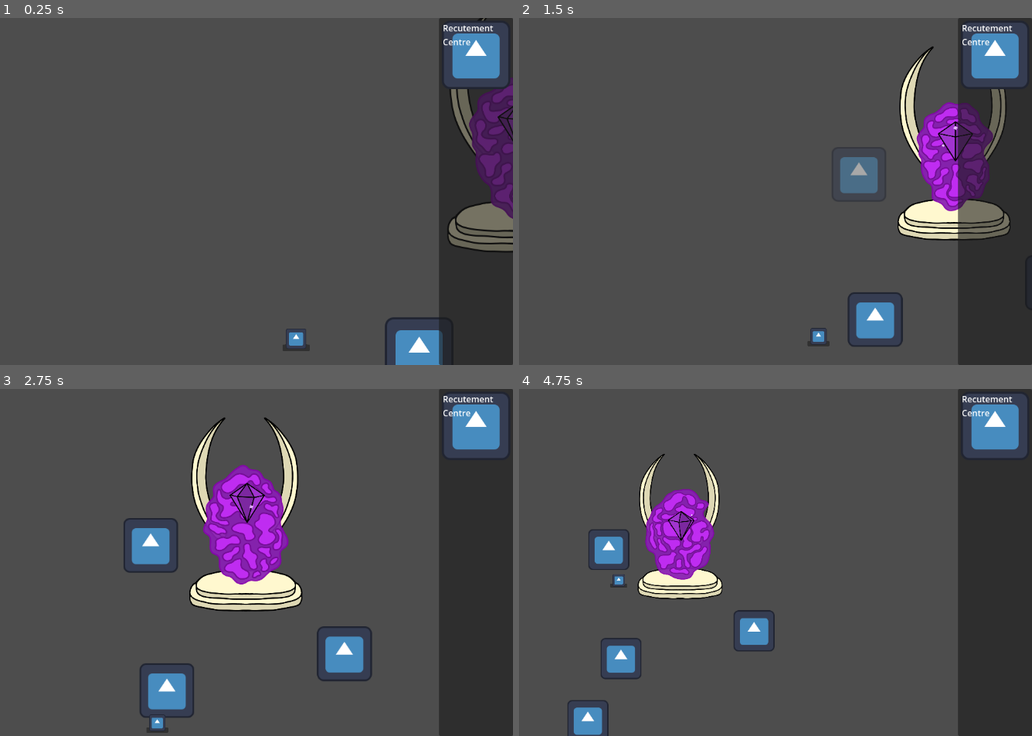
Above: before the commit, frames 1-4 (two rows, left to right).
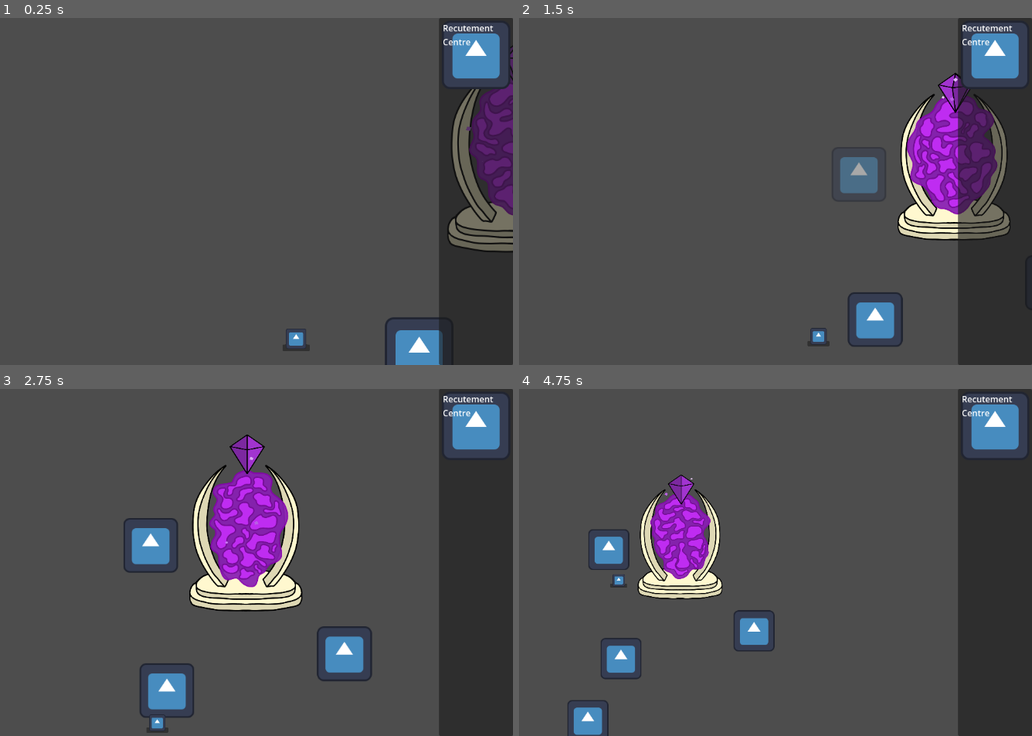
Above: after the commit, the same moments.

Repository: CiaranWoodward/LD55
Game: Godot game, scene res://Map/GameMap.tscn
The game is run twice, just before and just after one commit, with the same random seed, the same clock (stepped at 60 frames per second) and the same inputs. The engine's default icon, where the game draws it, is replaced by a stand-in: a white triangle on a blue panel in a dark square.
Inputs (mouse positions are in pixels of both pictures, inside the frame that each line leads up to):
- Up to frame 1 (0.25 s): no input
- Up to frame 2 (1.5 s): click "Recutement Centre" at 0.5 s; move the mouse to (857, 174) at 1.27 s; hold Right (ui_right) from 1.28 s (still down); hold Mouse wheel down (zoom_in) from 1.28 s (still down); click (857, 174) at 1.42 s
- Up to frame 3 (2.75 s): release Right (ui_right) at 2 s; release Mouse wheel down (zoom_in) at 2 s; drag from (82, 579) to (194, 690) at 2.02 s
- Up to frame 4 (4.75 s): move the mouse to (785, 486) at 2.77 s; hold Right (ui_right) 2.78-3.5 s; hold Mouse wheel down (zoom_in) 2.78-3.5 s; drag from (693, 631) to (652, 531) at 3.52 s; move the mouse to (908, 614) at 4.27 s; hold Left (ui_left) from 4.28 s (still down); hold Mouse wheel down (zoom_in) from 4.28 s (still down)

The runs differ from the first frame. In frame 1, 1.8% of the frame differs, in the area x 87-100%, y 0-60%; in frame 2, 4.9%; in frame 3, 5.3%, in the area x 37-59%, y 8-58%; in frame 4, 3.1%.

Commit message:
fix ciaran's messing up of my beautiful portal

Diff:
--- a/Buildings/Portal.tscn
+++ b/Buildings/Portal.tscn
@@ -67,117 +67,6 @@
 [ext_resource type="Texture2D" uid="uid://cgyrnkcb8pf0t" path="res://Graphics/Buildings/Portal/Gem0008.png" id="64_vypmy"]
 [ext_resource type="Texture2D" uid="uid://btdmeluigxgwk" path="res://Graphics/Buildings/Portal/Gem0009.png" id="65_us73e"]
 
-[sub_resource type="Animation" id="Animation_e0cjq"]
-resource_name = "FrameCycle"
-length = 0.65
-loop_mode = 1
-step = 0.05
-tracks/0/type = "value"
-tracks/0/imported = false
-tracks/0/enabled = true
-tracks/0/path = NodePath("Graphic/WibbleBase/Wibble/BackFill:frame")
-tracks/0/interp = 1
-tracks/0/loop_wrap = true
-tracks/0/keys = {
-"times": PackedFloat32Array(0, 0.05, 0.1, 0.15, 0.2, 0.25, 0.3, 0.35, 0.4, 0.45, 0.5, 0.55, 0.6),
-"transitions": PackedFloat32Array(1, 1, 1, 1, 1, 1, 1, 1, 1, 1, 1, 1, 1),
-"update": 1,
-"values": [0, 1, 2, 3, 4, 5, 6, 7, 8, 9, 10, 11, 12]
-}
-tracks/1/type = "value"
-tracks/1/imported = false
-tracks/1/enabled = true
-tracks/1/path = NodePath("Graphic/WibbleBase/Wibble/BackLine:frame")
-tracks/1/interp = 1
-tracks/1/loop_wrap = true
-tracks/1/keys = {
-"times": PackedFloat32Array(0, 0.05, 0.1, 0.15, 0.2, 0.25, 0.3, 0.35, 0.4, 0.45, 0.5, 0.55, 0.6),
-"transitions": PackedFloat32Array(1, 1, 1, 1, 1, 1, 1, 1, 1, 1, 1, 1, 1),
-"update": 1,
-"values": [0, 1, 2, 3, 4, 5, 6, 7, 8, 9, 10, 11, 12]
-}
-tracks/2/type = "value"
-tracks/2/imported = false
-tracks/2/enabled = true
-tracks/2/path = NodePath("Graphic/WibbleBase/Wibble/FrontFill:frame")
-tracks/2/interp = 1
-tracks/2/loop_wrap = true
-tracks/2/keys = {
-"times": PackedFloat32Array(0, 0.05, 0.1, 0.15, 0.2, 0.25, 0.3, 0.35, 0.4, 0.45, 0.5, 0.55, 0.6),
-"transitions": PackedFloat32Array(1, 1, 1, 1, 1, 1, 1, 1, 1, 1, 1, 1, 1),
-"update": 1,
-"values": [0, 1, 2, 3, 4, 5, 6, 7, 8, 9, 10, 11, 12]
-}
-tracks/3/type = "value"
-tracks/3/imported = false
-tracks/3/enabled = true
-tracks/3/path = NodePath("Graphic/WibbleBase/Wibble/FrontLine:frame")
-tracks/3/interp = 1
-tracks/3/loop_wrap = true
-tracks/3/keys = {
-"times": PackedFloat32Array(0, 0.05, 0.1, 0.15, 0.2, 0.25, 0.3, 0.35, 0.4, 0.45, 0.5, 0.55, 0.6),
-"transitions": PackedFloat32Array(1, 1, 1, 1, 1, 1, 1, 1, 1, 1, 1, 1, 1),
-"update": 1,
-"values": [0, 1, 2, 3, 4, 5, 6, 7, 8, 9, 10, 11, 12]
-}
-
-[sub_resource type="Animation" id="Animation_w6ay6"]
-length = 0.001
-tracks/0/type = "value"
-tracks/0/imported = false
-tracks/0/enabled = true
-tracks/0/path = NodePath("Graphic/WibbleBase/Wibble/BackFill:frame")
-tracks/0/interp = 1
-tracks/0/loop_wrap = true
-tracks/0/keys = {
-"times": PackedFloat32Array(0),
-"transitions": PackedFloat32Array(1),
-"update": 1,
-"values": [0]
-}
-tracks/1/type = "value"
-tracks/1/imported = false
-tracks/1/enabled = true
-tracks/1/path = NodePath("Graphic/WibbleBase/Wibble/BackLine:frame")
-tracks/1/interp = 1
-tracks/1/loop_wrap = true
-tracks/1/keys = {
-"times": PackedFloat32Array(0),
-"transitions": PackedFloat32Array(1),
-"update": 1,
-"values": [0]
-}
-tracks/2/type = "value"
-tracks/2/imported = false
-tracks/2/enabled = true
-tracks/2/path = NodePath("Graphic/WibbleBase/Wibble/FrontFill:frame")
-tracks/2/interp = 1
-tracks/2/loop_wrap = true
-tracks/2/keys = {
-"times": PackedFloat32Array(0),
-"transitions": PackedFloat32Array(1),
-"update": 1,
-"values": [0]
-}
-tracks/3/type = "value"
-tracks/3/imported = false
-tracks/3/enabled = true
-tracks/3/path = NodePath("Graphic/WibbleBase/Wibble/FrontLine:frame")
-tracks/3/interp = 1
-tracks/3/loop_wrap = true
-tracks/3/keys = {
-"times": PackedFloat32Array(0),
-"transitions": PackedFloat32Array(1),
-"update": 1,
-"values": [0]
-}
-
-[sub_resource type="AnimationLibrary" id="AnimationLibrary_dnfmy"]
-_data = {
-"FrameCycle": SubResource("Animation_e0cjq"),
-"RESET": SubResource("Animation_w6ay6")
-}
-
 [sub_resource type="SpriteFrames" id="SpriteFrames_ptbaa"]
 animations = [{
 "frames": [{
@@ -222,7 +111,7 @@
 }],
 "loop": true,
 "name": &"default",
-"speed": 5.0
+"speed": 6.0
 }]
 
 [sub_resource type="SpriteFrames" id="SpriteFrames_2qq1k"]
@@ -269,7 +158,7 @@
 }],
 "loop": true,
 "name": &"default",
-"speed": 5.0
+"speed": 6.0
 }]
 
 [sub_resource type="SpriteFrames" id="SpriteFrames_hrfre"]
@@ -316,7 +205,7 @@
 }],
 "loop": true,
 "name": &"default",
-"speed": 5.0
+"speed": 6.0
 }]
 
 [sub_resource type="SpriteFrames" id="SpriteFrames_p332s"]
@@ -363,7 +252,7 @@
 }],
 "loop": true,
 "name": &"default",
-"speed": 5.0
+"speed": 6.0
 }]
 
 [sub_resource type="Animation" id="Animation_gb5d1"]
@@ -383,7 +272,7 @@
 
 [sub_resource type="Animation" id="Animation_k26wj"]
 resource_name = "WibbleScaleIdle"
-length = 1.8
+length = 2.6
 loop_mode = 1
 tracks/0/type = "value"
 tracks/0/imported = false
@@ -392,10 +281,10 @@
 tracks/0/interp = 1
 tracks/0/loop_wrap = true
 tracks/0/keys = {
-"times": PackedFloat32Array(0, 0.6, 1, 1.5, 1.8),
+"times": PackedFloat32Array(0, 1.1, 1.7, 2.3, 2.6),
 "transitions": PackedFloat32Array(1, 0.732043, 2, 1.7411, 1),
 "update": 0,
-"values": [Vector2(1, 1), Vector2(1, 1), Vector2(1.1, 1.05), Vector2(0.97, 0.96), Vector2(1, 1)]
+"values": [Vector2(1, 1), Vector2(1, 1), Vector2(1.08, 1.05), Vector2(0.97, 0.96), Vector2(1, 1)]
 }
 
 [sub_resource type="AnimationLibrary" id="AnimationLibrary_xnbgp"]
@@ -421,7 +310,7 @@
 
 [sub_resource type="Animation" id="Animation_n2db6"]
 resource_name = "WibbleSkewIdle"
-length = 2.0
+length = 1.5
 loop_mode = 1
 tracks/0/type = "value"
 tracks/0/imported = false
@@ -596,45 +485,6 @@
 "speed": 5.0
 }]
 
-[sub_resource type="Animation" id="Animation_12xjo"]
-length = 0.001
-tracks/0/type = "value"
-tracks/0/imported = false
-tracks/0/enabled = true
-tracks/0/path = NodePath("Gem:frame")
-tracks/0/interp = 1
-tracks/0/loop_wrap = true
-tracks/0/keys = {
-"times": PackedFloat32Array(0),
-"transitions": PackedFloat32Array(1),
-"update": 1,
-"values": [0]
-}
-
-[sub_resource type="Animation" id="Animation_bpdc4"]
-resource_name = "Spin"
-length = 0.1
-loop_mode = 1
-step = 0.01
-tracks/0/type = "value"
-tracks/0/imported = false
-tracks/0/enabled = true
-tracks/0/path = NodePath("Gem:frame")
-tracks/0/interp = 1
-tracks/0/loop_wrap = true
-tracks/0/keys = {
-"times": PackedFloat32Array(0, 0.01, 0.02, 0.03, 0.04, 0.05, 0.06, 0.07, 0.08, 0.09),
-"transitions": PackedFloat32Array(1, 1, 1, 1, 1, 1, 1, 1, 1, 1),
-"update": 1,
-"values": [0, 1, 2, 3, 4, 5, 6, 7, 8, 9]
-}
-
-[sub_resource type="AnimationLibrary" id="AnimationLibrary_hb2sw"]
-_data = {
-"RESET": SubResource("Animation_12xjo"),
-"Spin": SubResource("Animation_bpdc4")
-}
-
 [sub_resource type="Animation" id="Animation_wodgm"]
 resource_name = "Bob"
 length = 2.0
@@ -695,8 +545,12 @@
 [sub_resource type="Gradient" id="Gradient_q6o3s"]
 colors = PackedColorArray(0.579351, 0.0888221, 0.741283, 1, 0.74902, 0.172549, 0.945098, 1)
 
+[sub_resource type="Gradient" id="Gradient_g7iwl"]
+offsets = PackedFloat32Array(0, 0.26, 0.593333, 1)
+colors = PackedColorArray(0.648661, 0.219386, 0.834086, 1, 0.793499, 0.484789, 0.949205, 1, 0.830753, 0.582616, 0.961367, 1, 0.913725, 0.796078, 0.980392, 0)
+
 [sub_resource type="RectangleShape2D" id="RectangleShape2D_tgowq"]
-size = Vector2(268, 426)
+size = Vector2(268, 346)
 
 [node name="Portal" type="Node2D"]
 script = ExtResource("1_qfxbj")
@@ -712,7 +566,6 @@
 texture = ExtResource("2_qvr1g")
 
 [node name="Sides" type="Sprite2D" parent="Graphic/Frame"]
-position = Vector2(-5, -222)
 texture = ExtResource("3_jnllj")
 
 [node name="WibbleBase" type="Node2D" parent="Graphic"]
@@ -720,30 +573,26 @@
 
 [node name="Wibble" type="Node2D" parent="Graphic/WibbleBase"]
 modulate = Color(1, 1, 1, 0.939946)
-
-[node name="WibbleFrameCycle" type="AnimationPlayer" parent="Graphic/WibbleBase/Wibble"]
-root_node = NodePath("../../../..")
-libraries = {
-"": SubResource("AnimationLibrary_dnfmy")
-}
-autoplay = "FrameCycle"
-speed_scale = 0.5
 
 [node name="BackFill" type="AnimatedSprite2D" parent="Graphic/WibbleBase/Wibble"]
 self_modulate = Color(0.533333, 0.121569, 0.698039, 1)
 sprite_frames = SubResource("SpriteFrames_ptbaa")
+autoplay = "default"
 
 [node name="BackLine" type="AnimatedSprite2D" parent="Graphic/WibbleBase/Wibble"]
 self_modulate = Color(0.52549, 0.0156863, 0.686275, 1)
 sprite_frames = SubResource("SpriteFrames_2qq1k")
+autoplay = "default"
 
 [node name="FrontFill" type="AnimatedSprite2D" parent="Graphic/WibbleBase/Wibble"]
 self_modulate = Color(0.764706, 0.176471, 0.960784, 1)
 sprite_frames = SubResource("SpriteFrames_hrfre")
+autoplay = "default"
 
 [node name="FrontLine" type="AnimatedSprite2D" parent="Graphic/WibbleBase/Wibble"]
 self_modulate = Color(0.458824, 0.0470588, 0.592157, 1)
 sprite_frames = SubResource("SpriteFrames_p332s")
+autoplay = "default"
 
 [node name="WibbleScale" type="AnimationPlayer" parent="Graphic/WibbleBase/Wibble"]
 libraries = {
@@ -768,14 +617,9 @@
 position = Vector2(0, -279)
 scale = Vector2(0.8, 0.7)
 sprite_frames = SubResource("SpriteFrames_yxqk1")
-
-[node name="GemSpin" type="AnimationPlayer" parent="Graphic/Gem"]
-root_node = NodePath("../..")
-libraries = {
-"": SubResource("AnimationLibrary_hb2sw")
-}
-autoplay = "Spin"
-speed_scale = 0.06
+autoplay = "default"
+frame_progress = 0.645869
+offset = Vector2(0, -323.88)
 
 [node name="GemBob" type="AnimationPlayer" parent="Graphic/Gem"]
 libraries = {
@@ -785,7 +629,7 @@
 speed_scale = 0.5
 
 [node name="Sparkle18" type="CPUParticles2D" parent="Graphic/Gem"]
-position = Vector2(0, -42.7849)
+position = Vector2(0, -364.286)
 amount = 1
 lifetime = 1.8
 preprocess = 1.0
@@ -801,7 +645,7 @@
 color_ramp = SubResource("Gradient_6va3f")
 
 [node name="Sparkle20" type="CPUParticles2D" parent="Graphic/Gem"]
-position = Vector2(0, -42.7849)
+position = Vector2(0, -364.286)
 amount = 1
 lifetime = 2.0
 preprocess = 1.0
@@ -817,7 +661,7 @@
 color_ramp = SubResource("Gradient_6va3f")
 
 [node name="Sparkle22" type="CPUParticles2D" parent="Graphic/Gem"]
-position = Vector2(0, -42.7849)
+position = Vector2(0, -364.286)
 amount = 1
 lifetime = 2.2
 preprocess = 1.0
@@ -849,11 +693,28 @@
 color_ramp = SubResource("Gradient_0b25j")
 color_initial_ramp = SubResource("Gradient_q6o3s")
 
+[node name="SparkleMain" type="CPUParticles2D" parent="Graphic"]
+position = Vector2(0, -224)
+scale = Vector2(0.8, 0.7)
+lifetime = 1.8
+preprocess = 1.0
+speed_scale = 0.8
+explosiveness = 0.1
+lifetime_randomness = 0.4
+local_coords = true
+emission_shape = 3
+emission_rect_extents = Vector2(250, 400)
+gravity = Vector2(0, 0)
+angular_velocity_min = -200.0
+angular_velocity_max = 200.0
+scale_amount_curve = SubResource("Curve_erdwe")
+color_ramp = SubResource("Gradient_g7iwl")
+
 [node name="BuildPrevention" type="Area2D" parent="."]
 collision_layer = 3
 
 [node name="BuildPreventionShape" type="CollisionShape2D" parent="BuildPrevention"]
-position = Vector2(-2, -114)
+position = Vector2(-2, -74)
 shape = SubResource("RectangleShape2D_tgowq")
 
 [node name="Polygon2D" type="Polygon2D" parent="."]
Not shown: 1 places in Buildings/Portal.tscn that only renumber resources
Binary file added: Graphics/Screenshots/Portal.png
Not shown, added: Graphics/Screenshots/Portal.png.import
